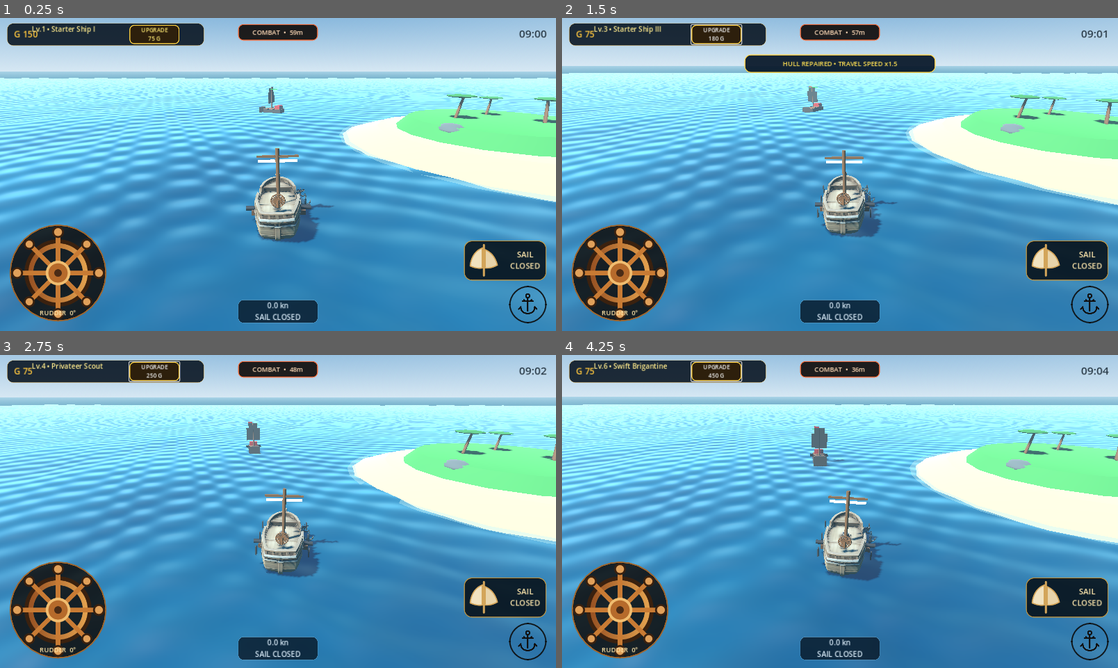
Above: before the commit, frames 1-4 (two rows, left to right).
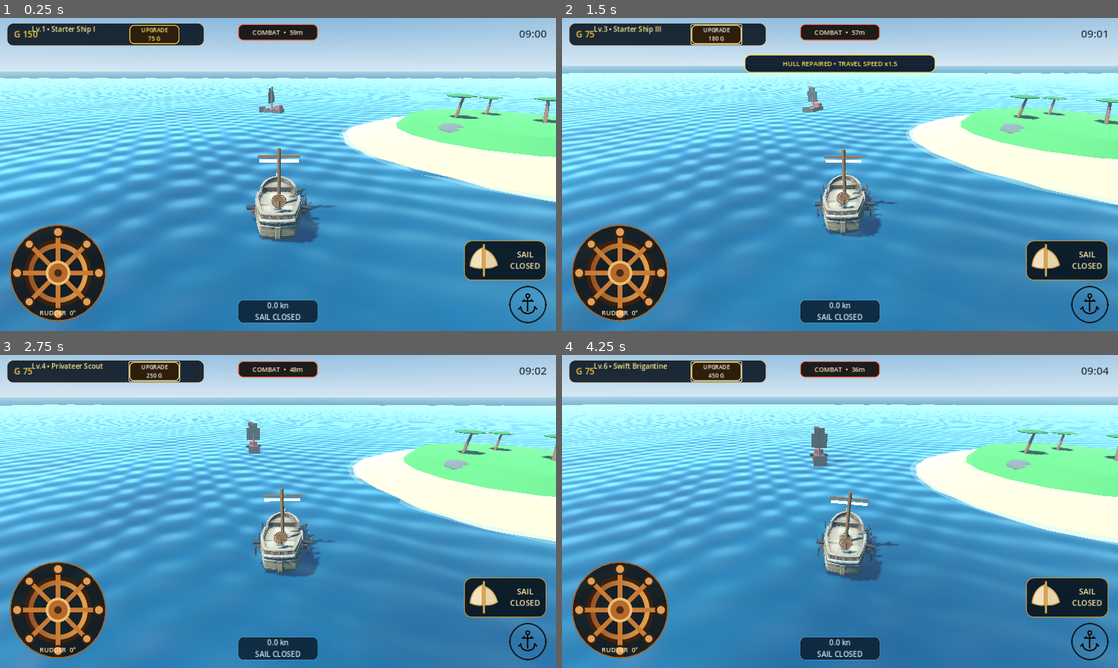
Above: after the commit, the same moments.

Repository: za99405com-ui/Pirate-Seasonline
Game: Godot game, scene res://scenes/world/world.tscn
Two runs of this game, one before a commit and one after it. Both use one fixed random seed, a clock stepped at 60 frames per second and the inputs below.
Inputs:
- Up to frame 1 (0.25 s): no input
- Up to frame 2 (1.5 s): click "UPGRADE 75 G" at 0.5 s; click "UPGRADE 120 G" at 1.25 s
- Up to frame 3 (2.75 s): click "UPGRADE 180 G" at 2 s
- Up to frame 4 (4.25 s): click "UPGRADE 250 G" at 2.75 s; click "UPGRADE 340 G" at 3.5 s

The runs differ from the first frame. In frame 1, 0.6% of the frame differs, in the area x 44-61%, y 41-72%; in frame 2, 0.6%; in frame 3, 0.8%, in the area x 45-61%, y 42-72%; in frame 4, 0.8%.

Commit message:
Sync boat buoyancy with all four ocean wave components

Diff:
--- a/godot_game/scripts/world/world.gd
+++ b/godot_game/scripts/world/world.gd
@@ -94,12 +94,13 @@
 		_update_daylight()
 
 func get_wave_height(at: Vector3) -> float:
-	# Exact same three wave phases and coefficients as ocean_water.gdshader.
+	# Exact same four wave phases and coefficients as ocean_water.gdshader.
 	# The hull samples this at bow/stern/port/starboard each physics frame.
 	var a: float = sin(at.x * 0.14 + at.z * 0.09 + _sea_time * 0.62)
 	var b: float = sin(-at.x * 0.10 + at.z * 0.19 - _sea_time * 0.47)
 	var s: float = sin(at.x * 0.24 - at.z * 0.06 + _sea_time * 0.88)
-	return -0.12 + (0.52 * a + 0.33 * b + 0.15 * s) * 0.30
+	var d: float = sin(-at.x * 0.36 - at.z * 0.13 + _sea_time * 1.37)
+	return -0.12 + (0.52 * a + 0.33 * b + 0.15 * s) * 0.30 + d * 0.07
 
 func get_wave_push(at: Vector3) -> Vector2:
 	# Tiny swell/current: important while stationary, but not an ocean jet.
